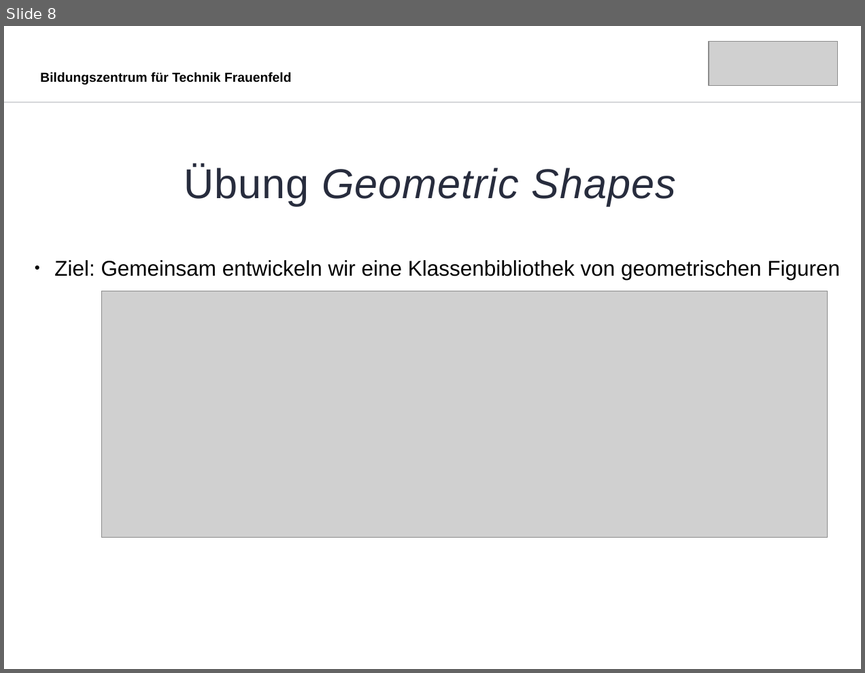
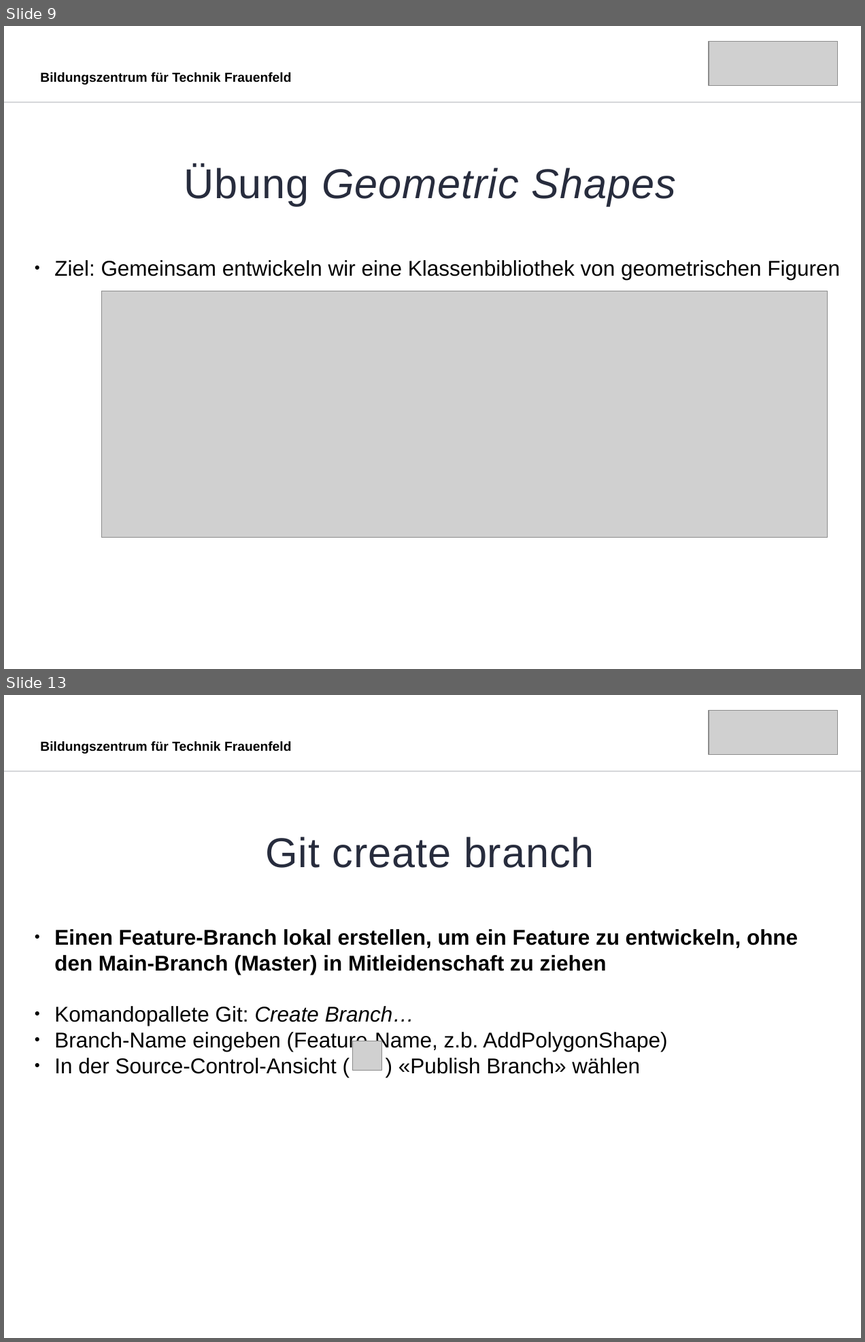
Before and after one commit to MicCalo/Applikationsentwicklung, a slide deck: Tag 7/Slides.odp. Shown one above the other, each under a label of ours: slide 8 before the commit, slides 9 and 13 after it; the slides between them are not shown. The pictures are 865x673 and 865x1342 pixels, drawn with LibreOffice and Linux fonts; fonts in the diff are those of the drawing; grey boxes stand for pictures. Boxes give left, top, right and bottom in pixels: in the first picture for what was removed or moved away, otherwise in the second. Text is boxed around its words. In the diff, an @@ line names an element or a change of style, - is before the commit and + after.

```diff
--- a/Tag 7/Slides.odp
+++ b/Tag 7/Slides.odp
@@ slide 13 added at bbox=[4, 695, 861, 1338], background #FFFFFF @@
@@ picture added at bbox=[708, 711, 838, 755] @@
@@ text added at bbox=[40, 741, 292, 753], 11 pt, text #000000, bold @@
+Bildungszentrum für Technik Frauenfeld
@@ line added from (4, 771) to (861, 771), #272C3D 0.99 pt @@
@@ text added at bbox=[265, 836, 594, 868], 35 pt, text #272C3D @@
+Git create branch
@@ text added at bbox=[54, 929, 798, 1074], 18 pt, text #000000 @@
+● Einen Feature-Branch lokal erstellen, um ein Feature zu entwickeln, ohne
+  den Main-Branch (Master) in Mitleidenschaft zu ziehen
+● Komandopallete Git: Create Branch…
+● Branch-Name eingeben (Feature-Name, z.b. AddPolygonShape)
+● In der Source-Control-Ansicht ( ) «Publish Branch» wählen
@@ picture added at bbox=[353, 1041, 382, 1070] @@
@@ what was slide 8 is now slide 9 @@
```
Also in this commit, not shown: 4 slides changed, 4 other slides added, 1 slide removed, 12 other files.
